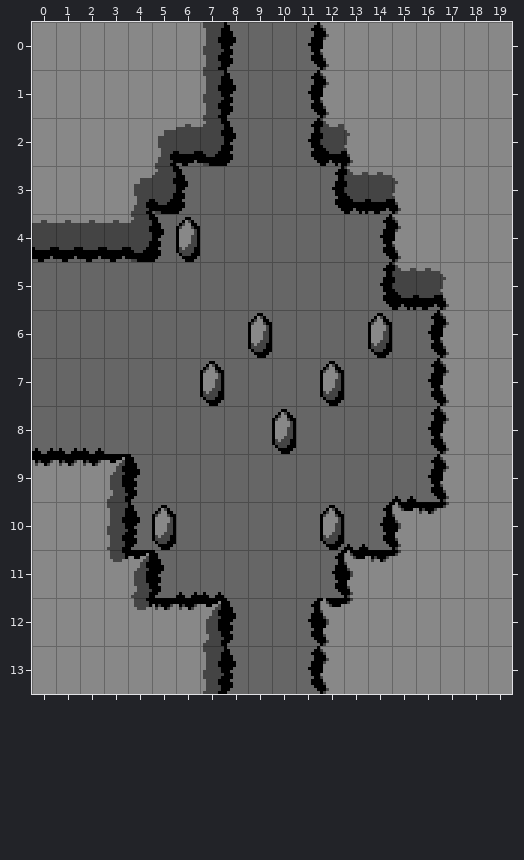
Two states of a Tiled map, tiled/hills_room_6.tmx. Above: the version before the commit.
Cells are 8x16 px. Shown: x 0..19, y 0..13. Tiles whose own drawing changed are shown in their newer look in all pictures.
Once edited:
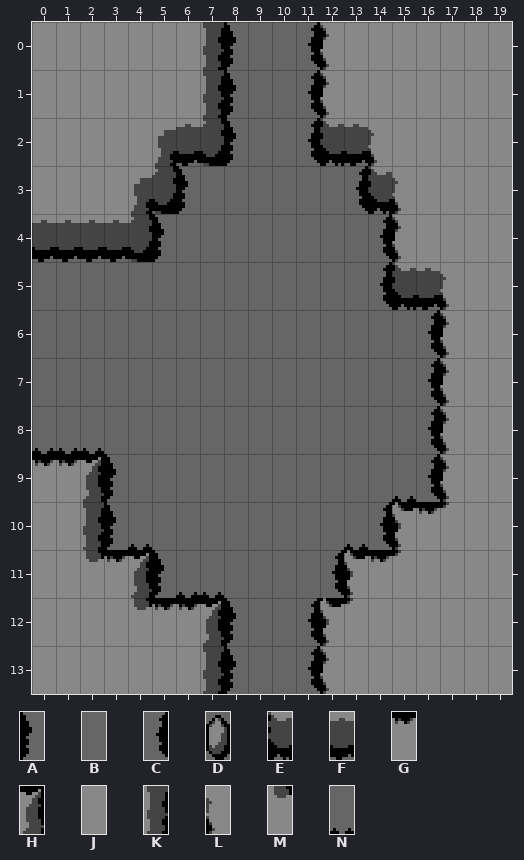
Key: from "hills_high": A 0, B 1, C 2, D 5, E 16, F 17, G 20, H 21, J 23, K 24, L 25, M 28, N 33.
_ is an empty cell.
The edit:
Layer "Tile Layer 1":
The author changed tile H to tile A in row 9 at x 3.
The author changed tile K to tile A in row 10 at x 3.
The author changed tile A to tile B in row 9 at x 4.
The author changed tile C to tile B in row 3 at x 12.
The author changed tile D to tile B in row 4 at x 6; in row 6 at x 9 and 14; in row 7 at x 7 and 12; in row 8 at x 10; in row 10 at x 5 and 12.
The author changed tile E to tile C in row 3 at x 13.
The author changed tile F to tile E in row 3 at x 14.
The author changed tile L to tile F in row 2 at x 13.
The author changed tile M to tile G in row 11 at x 3.
The author changed tile G to tile H in row 9 at x 2.
The author changed tile J to tile K in row 10 at x 2.
The author changed tile J to tile L in row 2 at x 14.
The author changed tile J to tile M in row 11 at x 2.
The author changed tile A to tile N in row 10 at x 4.
